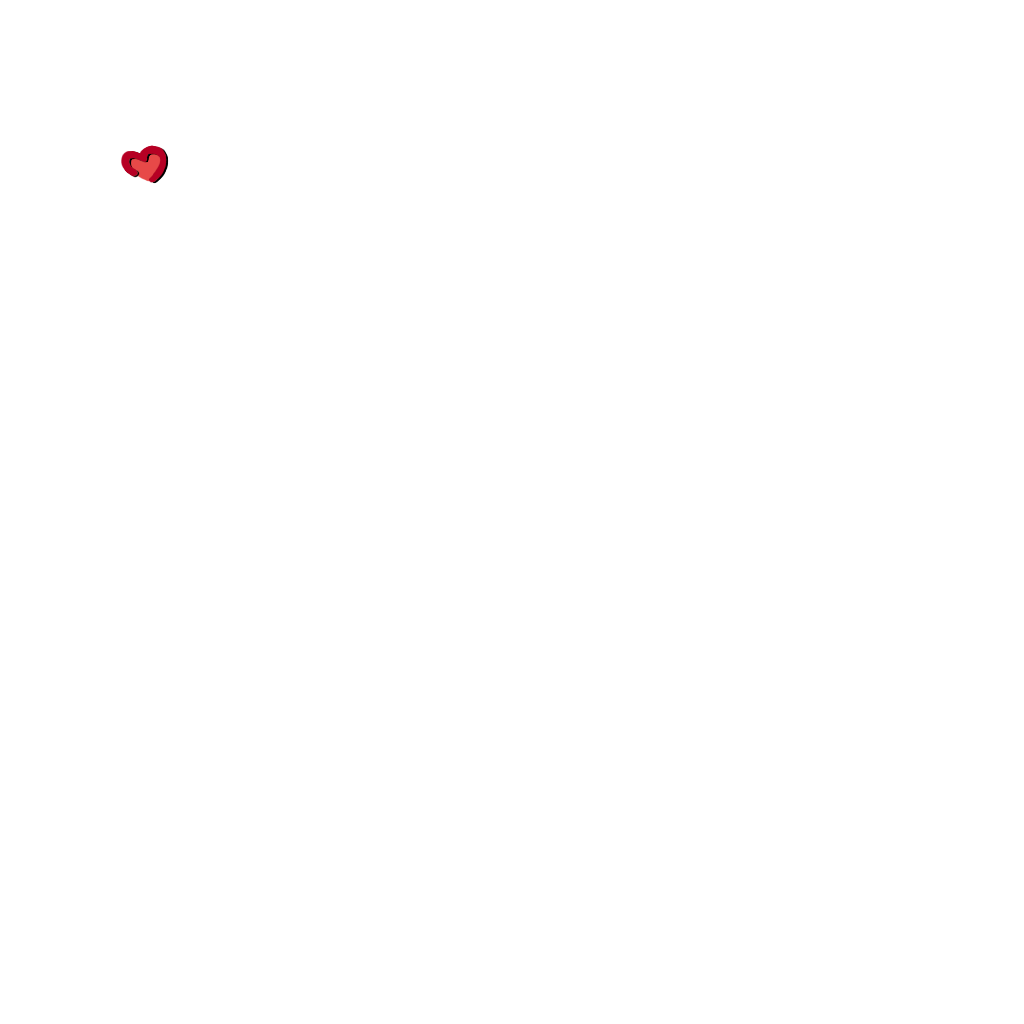
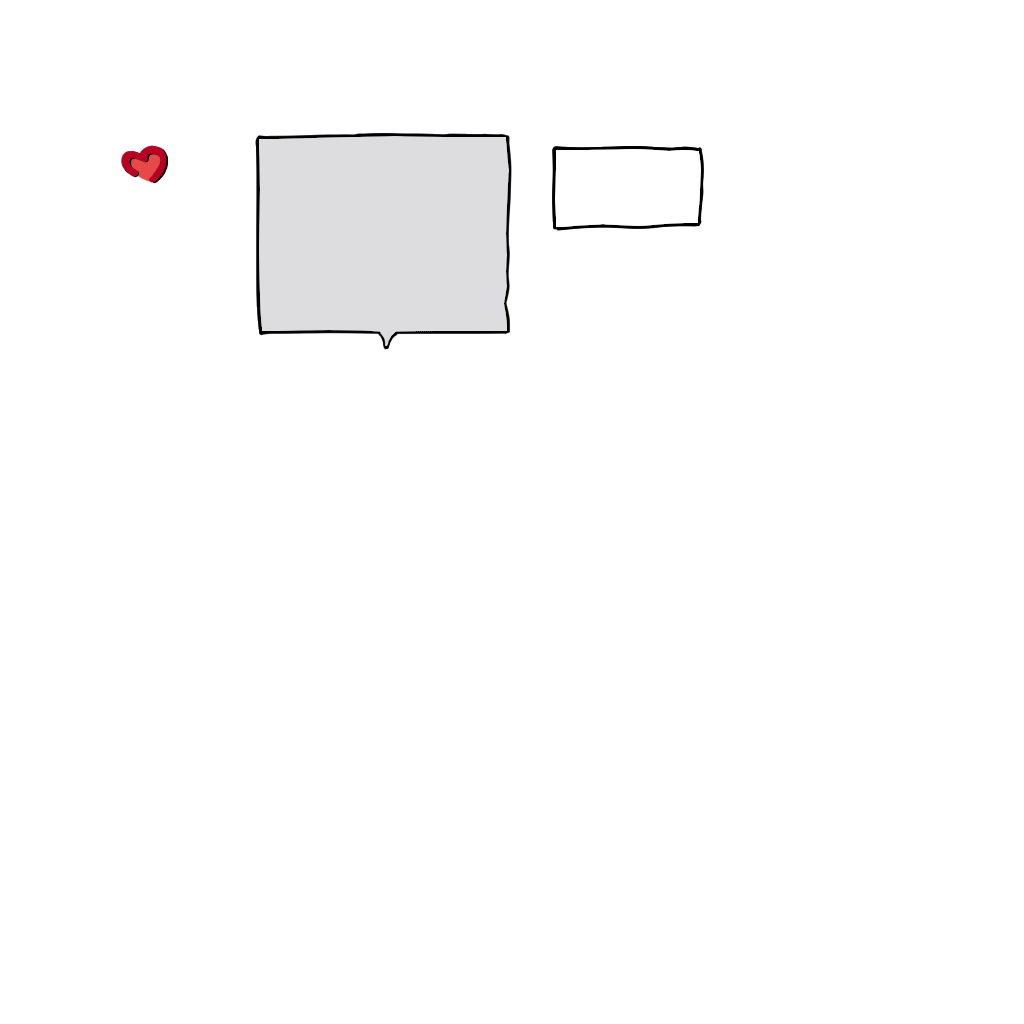
Comparing the layer stacks of the two 1024×1024 images. Changes:
added layer "ToolTip" (1st of 2) above "ToolTip" over bbox(552, 146, 704, 231)
added layer "ToolTip" (2nd of 2) above "Background" over bbox(255, 133, 704, 350)
